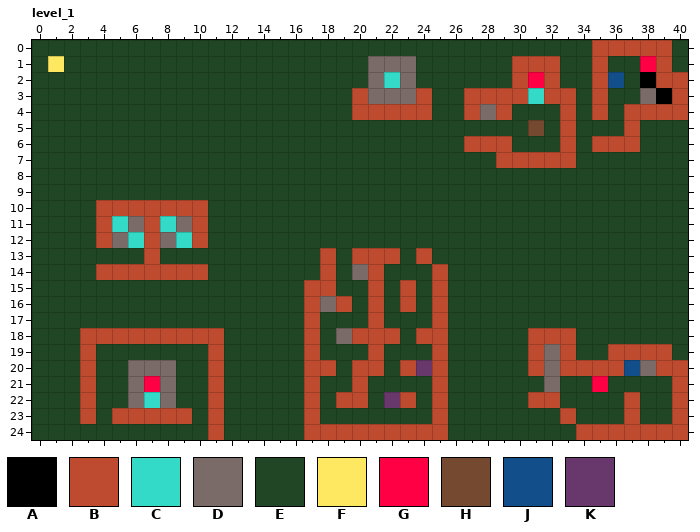
Two states of a LDtk project, data/level.ldtk. The picture above is the old version.
Cells are 4x4 px. Shown: level_1 x 0..40, y 0..24.
Key: from "tiles": A 1 "empty", B 2 "bedrock", C 3 "diamond", D 4 "rock", E 5 "grass", F 6 "player", G 7 "firefly", H 8 "sandstone", J 11 "amoeba", K 12 "baloon".
_ is an empty cell.
Layer "tiles" before, first column x 0:
 0 EEEEEEEEEEEEEEEEEEEEEEEEEEEEEEEEEEEBBBBBE
 1 EFEEEEEEEEEEEEEEEEEEEDDDEEEEEEBBBEEBEEGBE
 2 EEEEEEEEEEEEEEEEEEEEEDCDEEEEEEBGBEEBJEABB
 3 EEEEEEEEEEEEEEEEEEEEBDDDBEEBBBBCBBEBEEDAB
 4 EEEEEEEEEEEEEEEEEEEEBBBBBEEBDBEEEBEBEBBBB
 5 EEEEEEEEEEEEEEEEEEEEEEEEEEEEEEEHEBEEEBEEE
 6 EEEEEEEEEEEEEEEEEEEEEEEEEEEBBBEEEBEBBBEEE
 7 EEEEEEEEEEEEEEEEEEEEEEEEEEEEEBBBBBEEEEEEE
 8 EEEEEEEEEEEEEEEEEEEEEEEEEEEEEEEEEEEEEEEEE
 9 EEEEEEEEEEEEEEEEEEEEEEEEEEEEEEEEEEEEEEEEE
10 EEEEBBBBBBBEEEEEEEEEEEEEEEEEEEEEEEEEEEEEE
11 EEEEBCDBCDBEEEEEEEEEEEEEEEEEEEEEEEEEEEEEE
12 EEEEBDCBDCBEEEEEEEEEEEEEEEEEEEEEEEEEEEEEE
13 EEEEEEEBEEEEEEEEEEBEBBBEBEEEEEEEEEEEEEEEE
14 EEEEBBBBBBBEEEEEEEBEDBEEEBEEEEEEEEEEEEEEE
15 EEEEEEEEEEEEEEEEEBBEEBEBEBEEEEEEEEEEEEEEE
16 EEEEEEEEEEEEEEEEEBDBEBEBEBEEEEEEEEEEEEEEE
17 EEEEEEEEEEEEEEEEEBEEEBEEEBEEEEEEEEEEEEEEE
18 EEEBBBBBBBBBEEEEEBEDBBBEBBEEEEEBBBEEEEEEE
19 EEEBEEEEEEEBEEEEEBEEEBEEEBEEEEEBDBEEBBBBE
20 EEEBEEDDDEEBEEEEEBBEBBEBKBEEEEEBDBBBBJDBB
21 EEEBEEDGDEEBEEEEEBEEBEEEEBEEEEEEDEEGEEEEB
22 EEEBEEDCDEEBEEEEEBEBBEKBEBEEEEEBBEEEEBEEB
23 EEEBEBBBBBEBEEEEEBEEEEEEEBEEEEEEEBEEEBEEB
24 EEEEEEEEEEEBEEEEEBBBBBBBBBEEEEEEEEBBBBBBB
After:
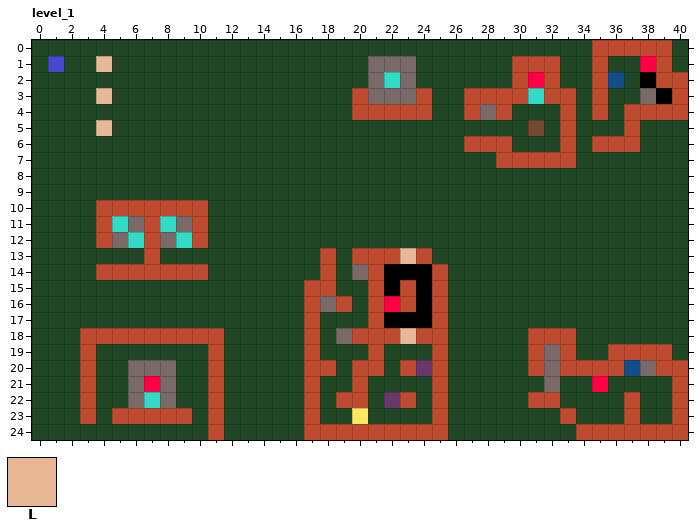
Further tiles: from "tiles": L 13 "dissolver".
Commit: dissolver tile
The exact change:
Changed rows in their new state; . is an unchanged cell.
Layer "tiles":
first column x 1:
 1 _..L
 3 ...L
 5 ...L
first column x 22:
13 .L.
14 AAA
15 A.A
16 G.A
17 AAA
18 .L.
first column x 20:
23 F
Where, in picture pixels (left, top, right, bottom), the same in both pictures:
removed: (48, 56, 64, 72)
changed: (96, 56, 112, 72)
changed: (96, 88, 112, 104)
changed: (96, 120, 112, 136)
changed: (384, 248, 432, 344)
changed: (352, 408, 368, 424)
